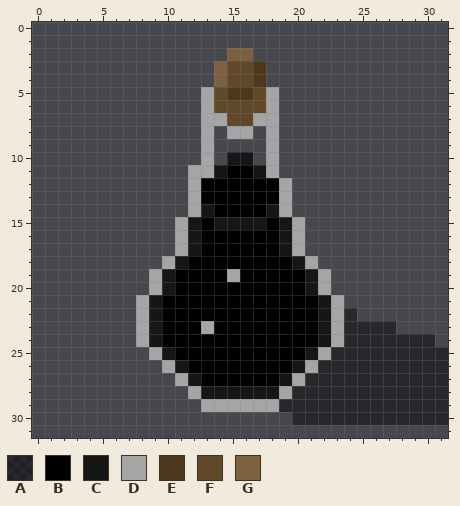
Pixel-art file -- items/oil/oil_inv.ase. Above is the file before it was changed.
32x32 pixels, 1 frame.
Palette (. is transparent): A #00000072  B #000000  C #161616  D #a5a5a5  E #4e381d  F #614829  G #7c6140
After the commit:
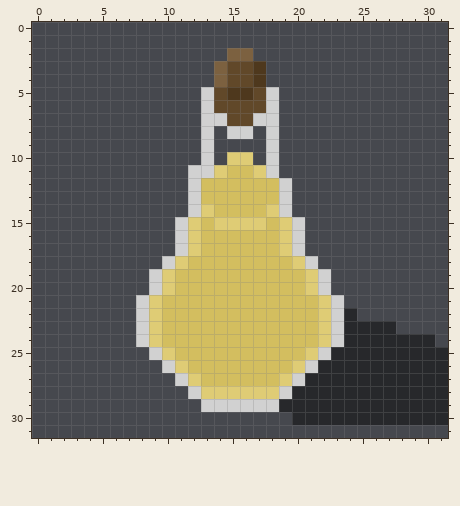
From old to new:
colour B: #000000 -> #d3be5f
colour C: #161616 -> #dfcc75
colour D: #a5a5a5 -> #d1d1d1
y 19: x 15 D -> B
y 23: x 13 D -> B
